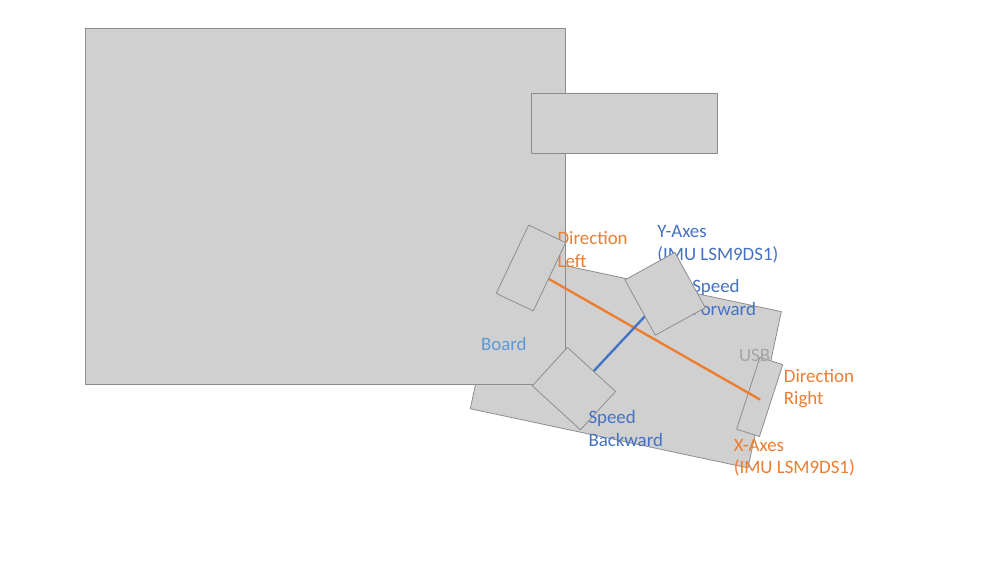
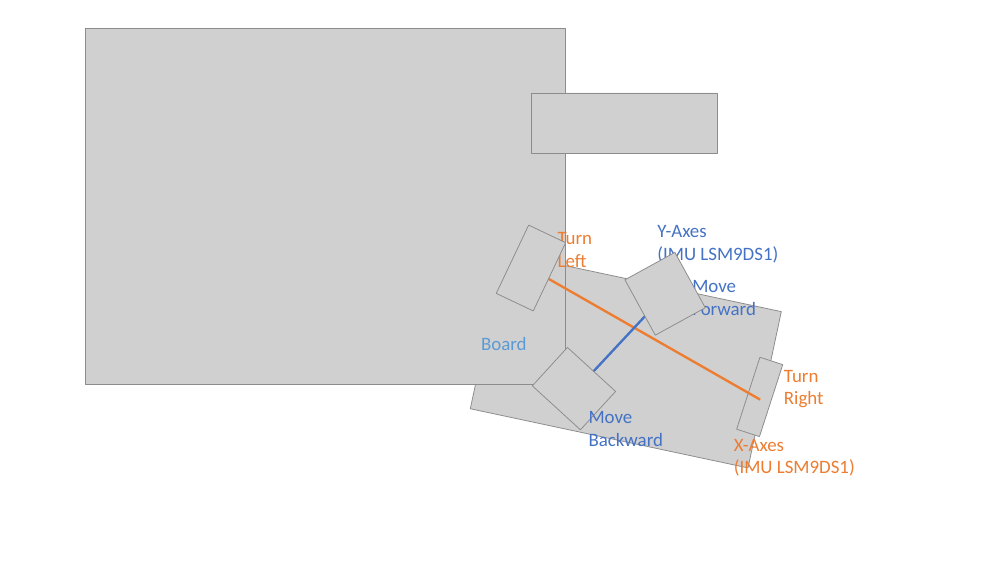
Before and after one commit to hoharald/leguno-remote, a slide deck: slide 2 of docs/documentation.pptx. Drawn at 1008x567 pixels with LibreOffice and Linux fonts; fonts in the diff are those of the drawing; grey boxes stand for pictures. Boxes give left, top, right and bottom in pixels: in the first picture for what was removed or moved away, otherwise in the second. Text is boxed around its words. In the diff, an @@ line names an element or a change of style, - is before the commit and + after.

```diff
--- a/docs/documentation.pptx
+++ b/docs/documentation.pptx
@@ text at [558,229,592,272]: text changed @@
-Direction
-Left
+Turn
+Left
@@ text at [692,280,756,315]: text changed @@
-Speed
-Forward
+Move
+Forward
@@ text removed at [739,349,770,366] @@
-USB
@@ text at [784,370,824,408]: text changed @@
-Direction
-Right
+Turn
+Right
@@ text at [589,407,664,451]: text changed @@
-Speed
-Backward
+Move
+Backward
```
Also in this commit, not shown: 1 other file.
